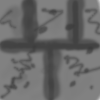
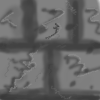
The second 100 x 100 image is a revision of the first. Changes to its layers:
painted on "Calque" over [0, 0, 100, 100]
painted on "Calque #1" over [0, 0, 100, 100]
